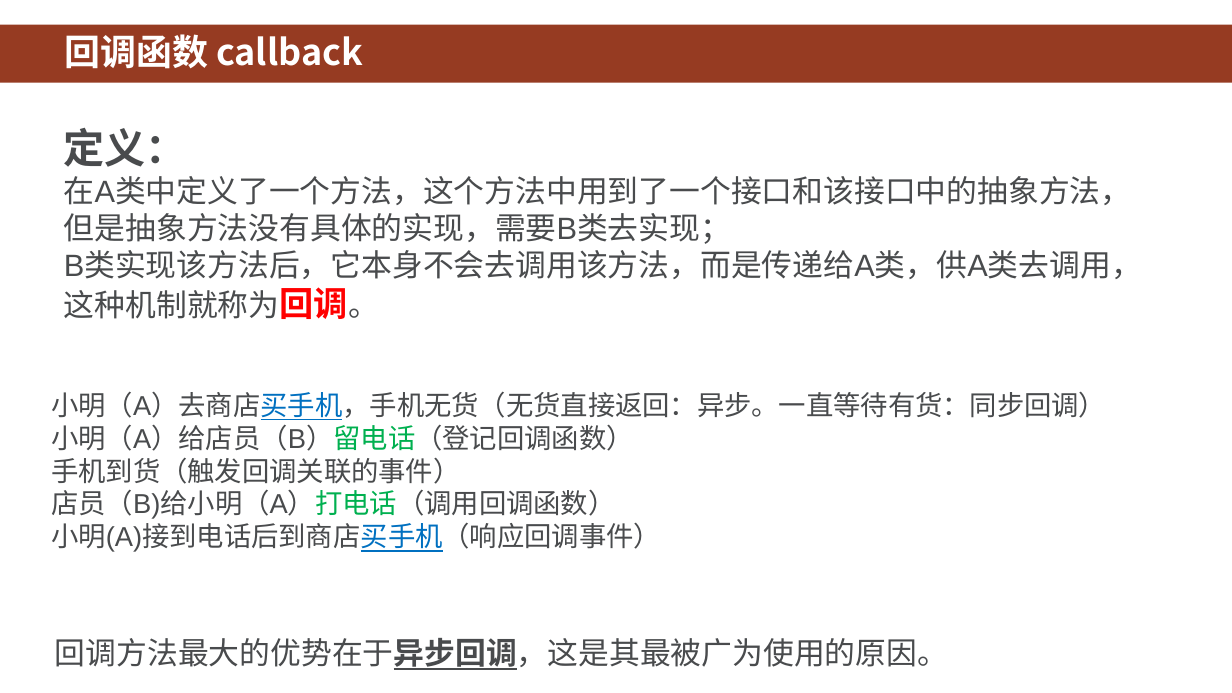
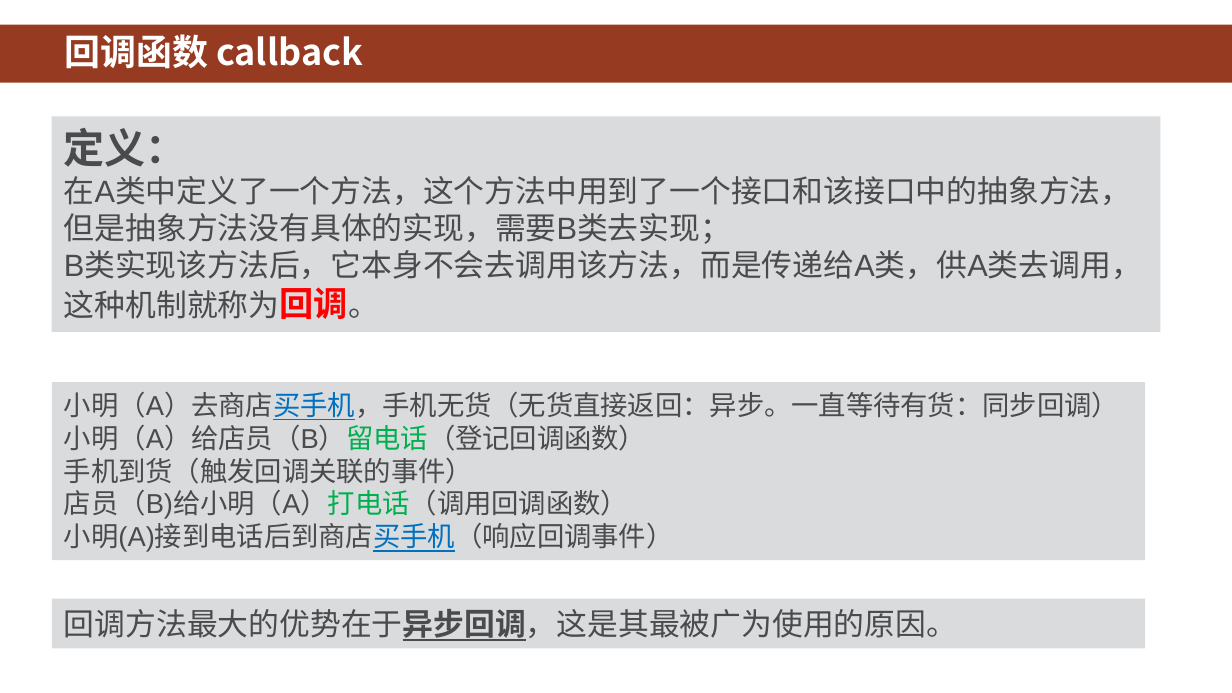
Before and after one commit to HBU/Android-PPT, a slide deck: slide 8 of 10.0 -- 线程 ------- 第10章.pptx. Drawn at 1232x693 pixels with LibreOffice and Linux fonts; fonts in the diff are those of the drawing; background and template pictures are left out. Boxes give left, top, right and bottom in pixels: in the first picture for what was removed or moved away, otherwise in the second. Text is boxed around its words. In the diff, an @@ line names an element or a change of style, - is before the commit and + after.

```diff
--- a/10.0 -- 线程 ------- 第10章.pptx
+++ b/10.0 -- 线程 ------- 第10章.pptx
@@ rectangle "定义：": place and size @@
-rectangle "定义：" at (64, 128, 1142, 319)
+rectangle "定义：" at (52, 116, 1161, 331)
@@ rectangle "小明（A）去商店买手机，手机无货（无货直接返回：异步。一直等待有货：同步回调）": place and size @@
-rectangle "小明（A）去商店买手机，手机无货（无货直接返回：异步。一直等待有货：同步回调）" at (51, 392, 1106, 552)
+rectangle "小明（A）去商店买手机，手机无货（无货直接返回：异步。一直等待有货：同步回调）" at (52, 382, 1146, 561)
@@ fill none to #DADBDC in 3 elements at (52, 116, 1161, 331), (52, 382, 1146, 561), (52, 599, 1146, 648) @@
@@ rectangle "回调方法最大的优势在于异步回调，这是其最被广为使用的原因。": place and size @@
-rectangle "回调方法最大的优势在于异步回调，这是其最被广为使用的原因。" at (55, 638, 948, 670)
+rectangle "回调方法最大的优势在于异步回调，这是其最被广为使用的原因。" at (52, 599, 1146, 648)
```
Also in this commit, not shown: 25 other slides changed, 2 other files.
